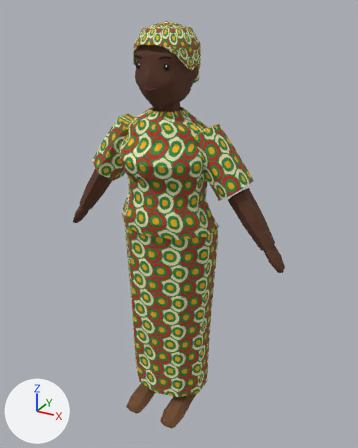
Renders of the glTF model apps/client/public/assets/shared/chr/chr_iya.glb from each side of a commit.
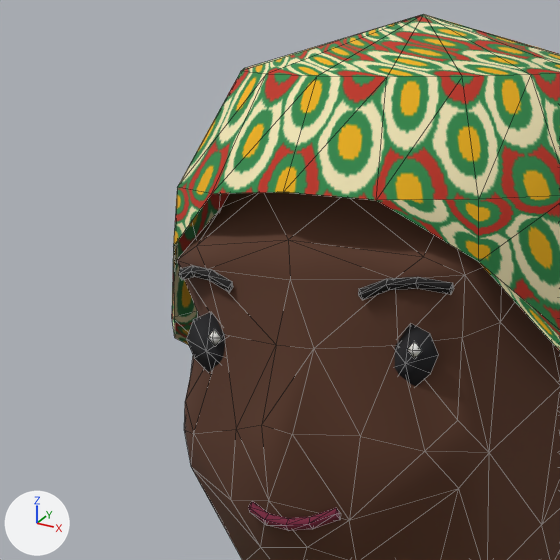
Old and new are each drawn whole from a 50 mm lens placed at (0.961, -1.656, 0.913), pointed at (0.027, 0.042, 0.064) and again close up on the part from 31% to 52% of the width and 4% to 21% of the height. Arrows for +X, +Y and +Z are at lower left; the lights stay in place. The last two pictures show the newer version. The close-ups show mesh edges as thin lines. Vertices at exactly the same position are counted once.

In view in the first close-up: 'body'.
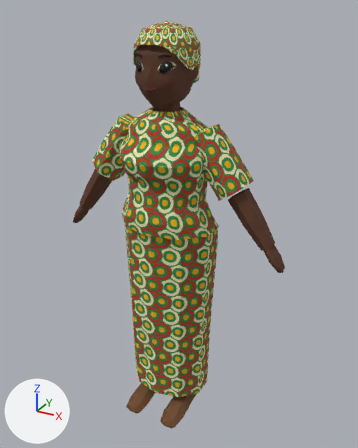
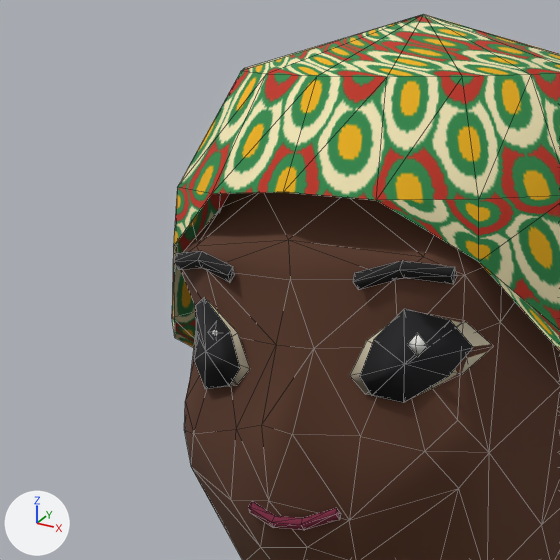
The change, as a diff of the scene's bpy script:
```diff
--- a/apps/client/public/assets/shared/chr/chr_iya.glb.py
+++ b/apps/client/public/assets/shared/chr/chr_iya.glb.py
@@ me_body @@
 # used by ob_body; location = (0.0, 0.0, 0.0)
-me_body.from_pydata(...)  # 755 vertices, 1304 faces; spans x -0.51..0.51, y -0.2..0.2, z -0.84..0.87
+me_body.from_pydata(...)  # 763 vertices, 1312 faces; spans x -0.51..0.51, y -0.2..0.2, z -0.84..0.87
+# me_body part 1
+# 40 vertices are removed from x -0.07..0.07, y -0.13..-0.11, z 0.64..0.75
+# 127 faces are deleted
+# 5 vertices in x -0.08..0.08, y -0.11..-0.1, z 0.72..0.75 move by (0.0, 0.0, 0.01)
+# 8 vertices move from x -0.07..0.07, y -0.11..-0.1, z 0.72..0.76 to x -0.08..0.08, y -0.12..-0.1, z 0.72..0.76
+# 48 vertices are added at x -0.08..0.08, y -0.13..-0.08, z 0.64..0.76
+# 135 new faces join them, mat_body
 me_body.materials.append(mat_body)
```

Where the change shows, as pixel boxes (x1, y1, x2, y2) in the close-ups (560 x 560 px; the box of a moved part takes in the faces that stretch with it):
part 1 of me_body, moved or reshaped: before (178, 265, 454, 531); after (174, 251, 491, 530)
